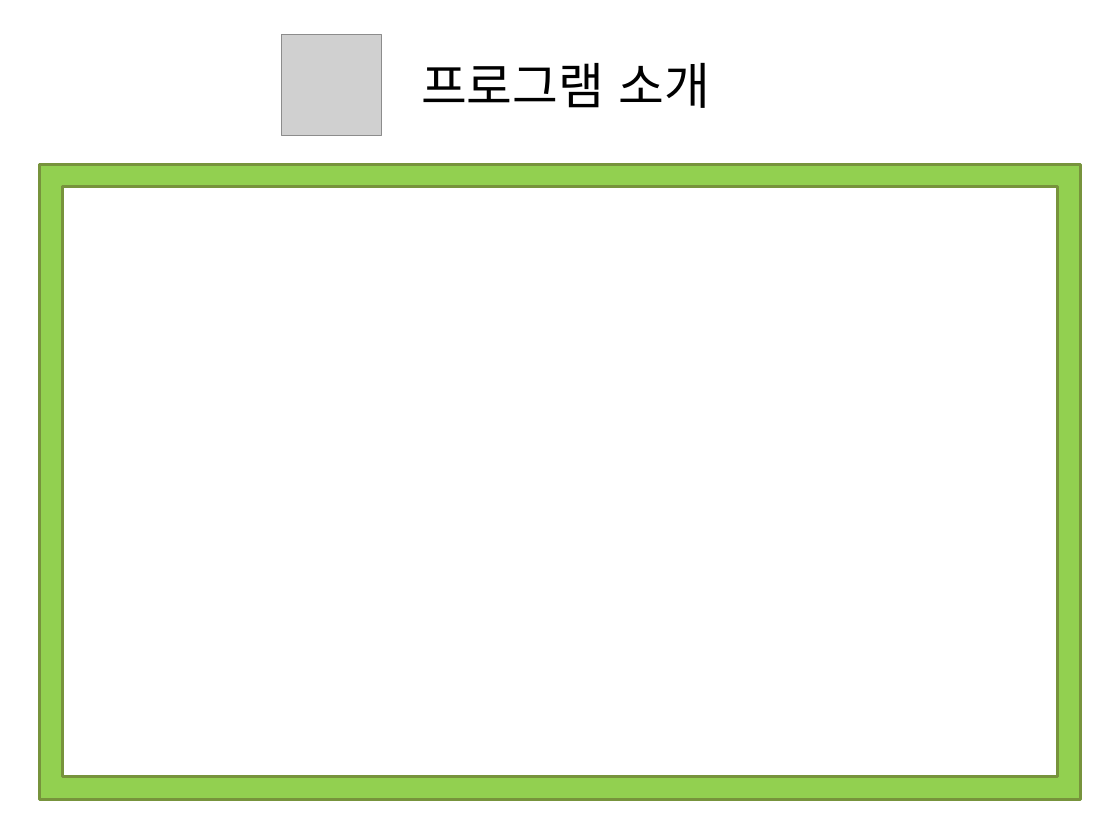
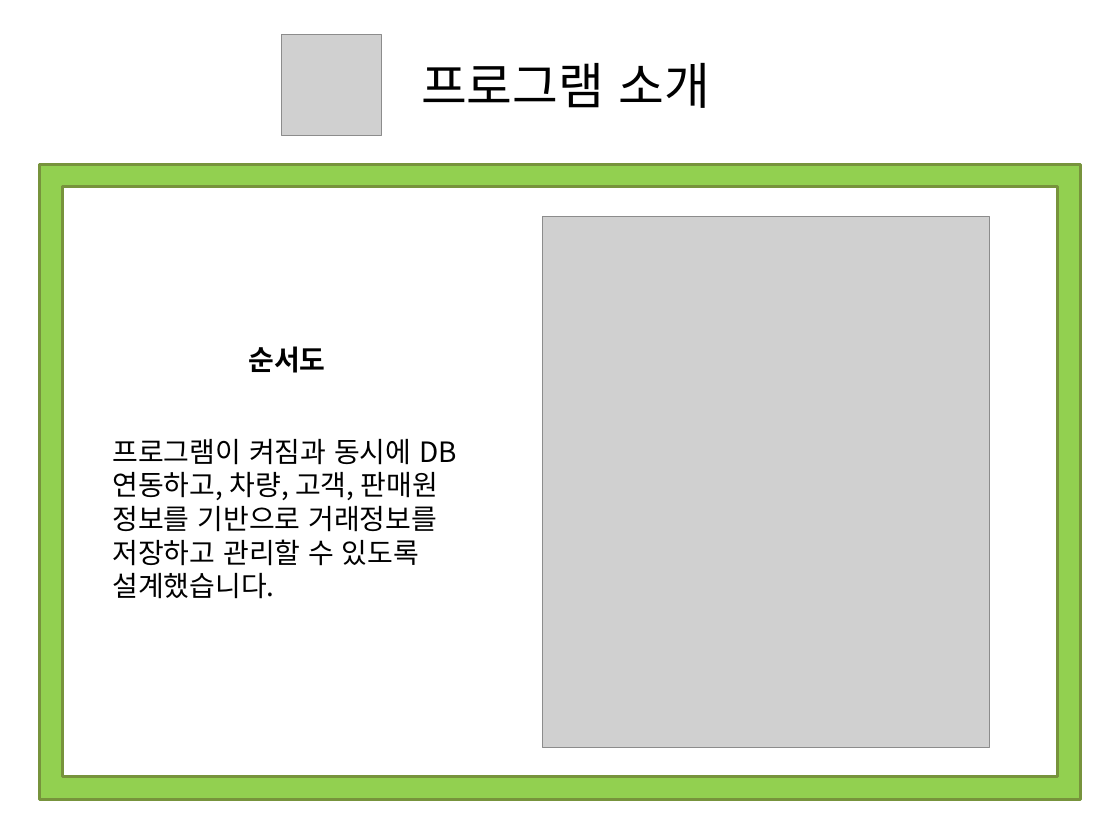
Before and after one commit to Yorgos7784/SW_Lesson, a slide deck: slide 4 of Portfolio/ppt/CarManagementProgram.pptx. Drawn at 1120x840 pixels with LibreOffice and Linux fonts; fonts in the diff are those of the drawing; grey boxes stand for pictures. Boxes give left, top, right and bottom in pixels: in the first picture for what was removed or moved away, otherwise in the second. Text is boxed around its words. In the diff, an @@ line names an element or a change of style, - is before the commit and + after.

```diff
--- a/Portfolio/ppt/CarManagementProgram.pptx
+++ b/Portfolio/ppt/CarManagementProgram.pptx
@@ picture added at box(542, 216, 989, 747) @@
@@ text added at box(248, 346, 325, 373), 18 pt, text #000000, bold @@
+순서도
@@ text added at box(112, 438, 438, 599), 18 pt, text #000000 @@
+프로그램이 켜짐과 동시에 DB연동하고, 차량, 고객, 판매원 정보를 기반으로 거래정보를 저장하고 관리할 수 있도록 설계했습니다.
```
Also in this commit, not shown: 1 other slide changed, 5 slides added, 30 other files.
